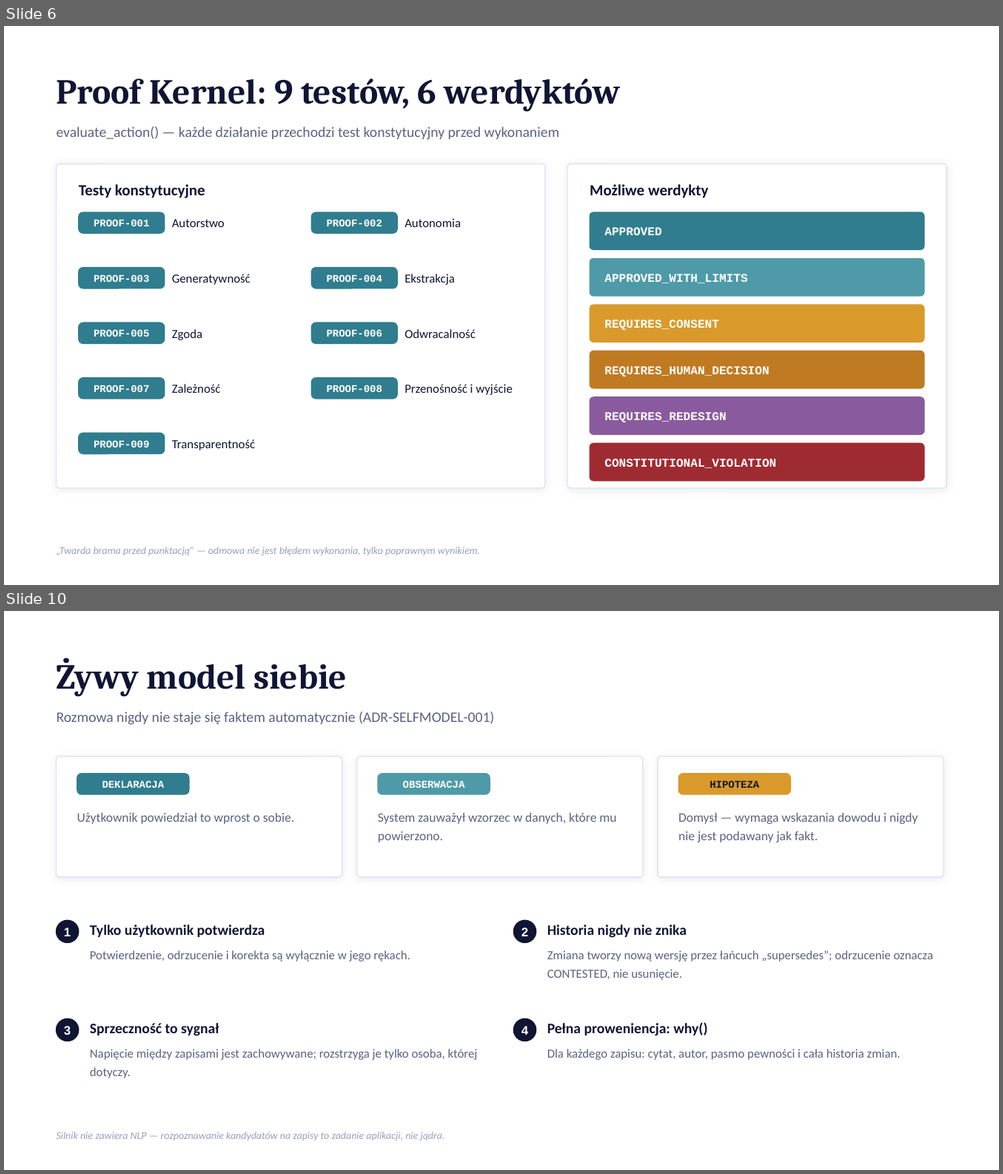
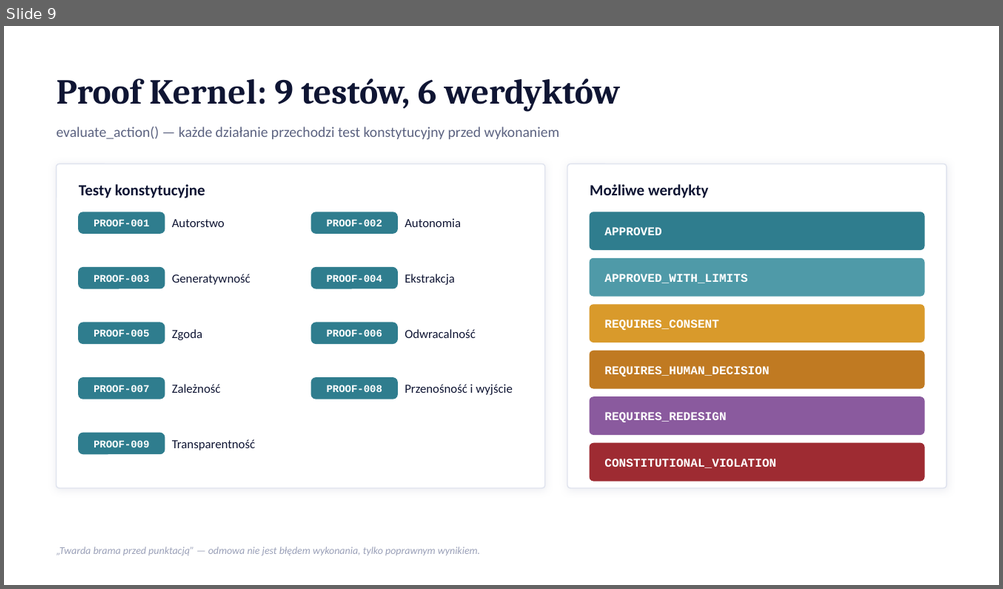
Before and after one commit to dudsi101-svg/Human-os, a slide deck: docs/presentation/Human-OS-prezentacja.pptx. Shown one above the other, each under a label of ours: slides 6 and 10 before the commit, slide 9 after it; the slides between them are not shown. The pictures are 1003x1174 and 1003x589 pixels, drawn with LibreOffice and Linux fonts; fonts in the diff are those of the drawing. Boxes give left, top, right and bottom in pixels: in the first picture for what was removed or moved away, otherwise in the second. Text is boxed around its words. In the diff, an @@ line names an element or a change of style, - is before the commit and + after.

```diff
--- a/docs/presentation/Human-OS-prezentacja.pptx
+++ b/docs/presentation/Human-OS-prezentacja.pptx
@@ slide 10 removed at [4, 611, 999, 1170], background #FFFFFF @@
@@ text removed at [57, 658, 347, 697] @@
-Żywy model siebie
@@ text removed at [57, 712, 494, 725] @@
-Rozmowa nigdy nie staje się faktem automatycznie (ADR-SELFMODEL-001)
@@ rounded rectangle removed at [57, 757, 342, 877] @@
@@ rounded rectangle removed at [357, 757, 643, 877] @@
@@ rounded rectangle removed at [657, 757, 943, 877] @@
@@ rounded rectangle removed at [77, 774, 189, 795] @@
@@ text removed at [102, 780, 165, 788] @@
-DEKLARACJA
@@ rounded rectangle removed at [378, 774, 489, 795] @@
@@ text removed at [403, 780, 465, 788] @@
-OBSERWACJA
@@ rounded rectangle removed at [678, 774, 791, 795] @@
@@ text removed at [709, 780, 759, 788] @@
-HIPOTEZA
@@ text removed at [77, 813, 294, 824] @@
-Użytkownik powiedział to wprost o sobie.
@@ text removed at [378, 813, 616, 843] @@
-System zauważył wzorzec w danych, które mu powierzono.
@@ text removed at [678, 813, 917, 843] @@
-Domysł — wymaga wskazania dowodu i nigdy nie jest podawany jak fakt.
@@ ellipse removed at [57, 920, 79, 943] @@
@@ ellipse removed at [514, 920, 536, 943] @@
@@ text removed at [64, 928, 71, 937] @@
-1
@@ text removed at [90, 925, 265, 937] @@
-Tylko użytkownik potwierdza
@@ text removed at [521, 928, 528, 937] @@
-2
@@ text removed at [547, 925, 686, 938] @@
-Historia nigdy nie znika
@@ text removed at [90, 951, 410, 962] @@
-Potwierdzenie, odrzucenie i korekta są wyłącznie w jego rękach.
@@ text removed at [547, 951, 933, 980] @@
-Zmiana tworzy nową wersję przez łańcuch „supersedes”; odrzucenie oznacza CONTESTED, nie usunięcie.
@@ ellipse removed at [57, 1019, 79, 1042] @@
@@ text removed at [64, 1026, 71, 1035] @@
-3
@@ text removed at [90, 1023, 219, 1037] @@
-Sprzeczność to sygnał
@@ ellipse removed at [514, 1019, 536, 1042] @@
@@ text removed at [521, 1026, 528, 1035] @@
-4
@@ text removed at [547, 1022, 707, 1037] @@
-Pełna proweniencja: why()
@@ text removed at [90, 1049, 478, 1079] @@
-Napięcie między zapisami jest zachowywane; rozstrzyga je tylko osoba, której dotyczy.
@@ text removed at [547, 1049, 900, 1060] @@
-Dla każdego zapisu: cytat, autor, pasmo pewności i cała historia zmian.
@@ text removed at [57, 1132, 444, 1141] @@
-Silnik nie zawiera NLP — rozpoznawanie kandydatów na zapisy to zadanie aplikacji, nie jądra.
@@ what was slide 6 is now slide 9 @@
```
Also in this commit, not shown: 6 slides changed, 11 slides added, 4 other slides removed, 2 other files.
